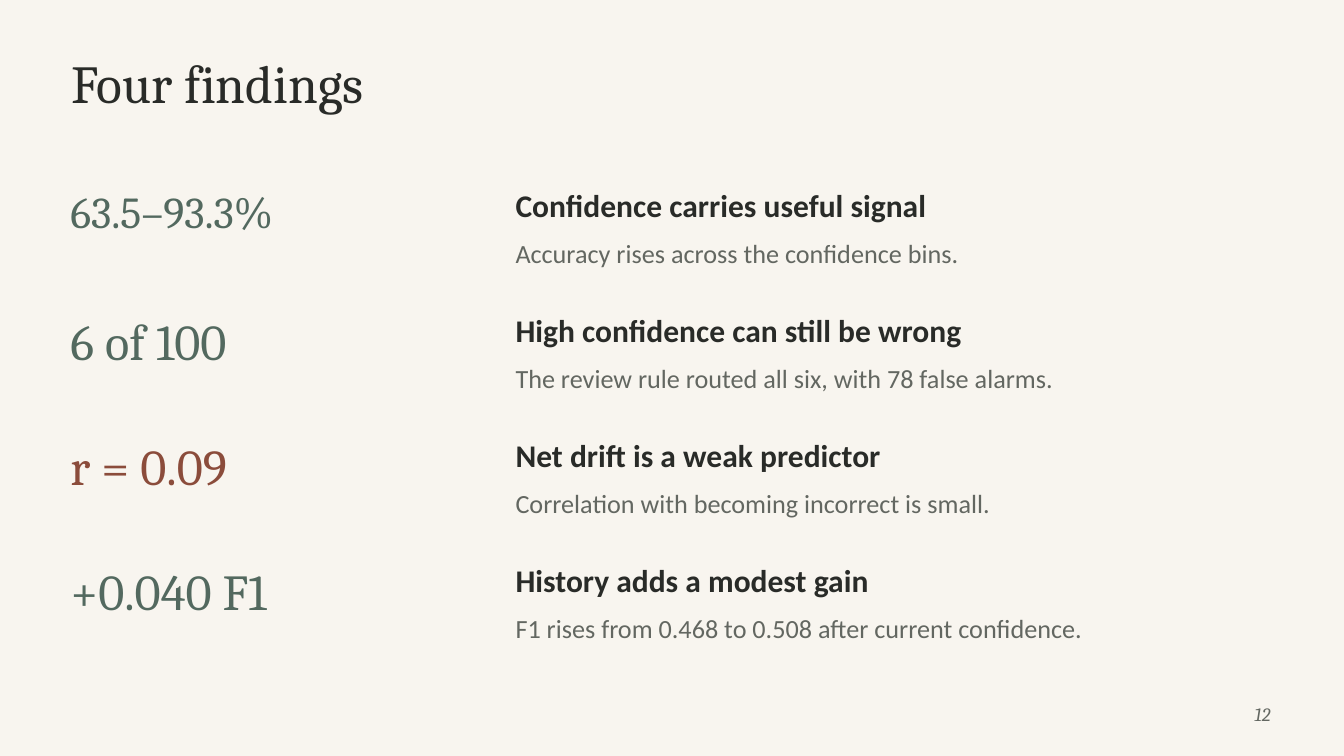
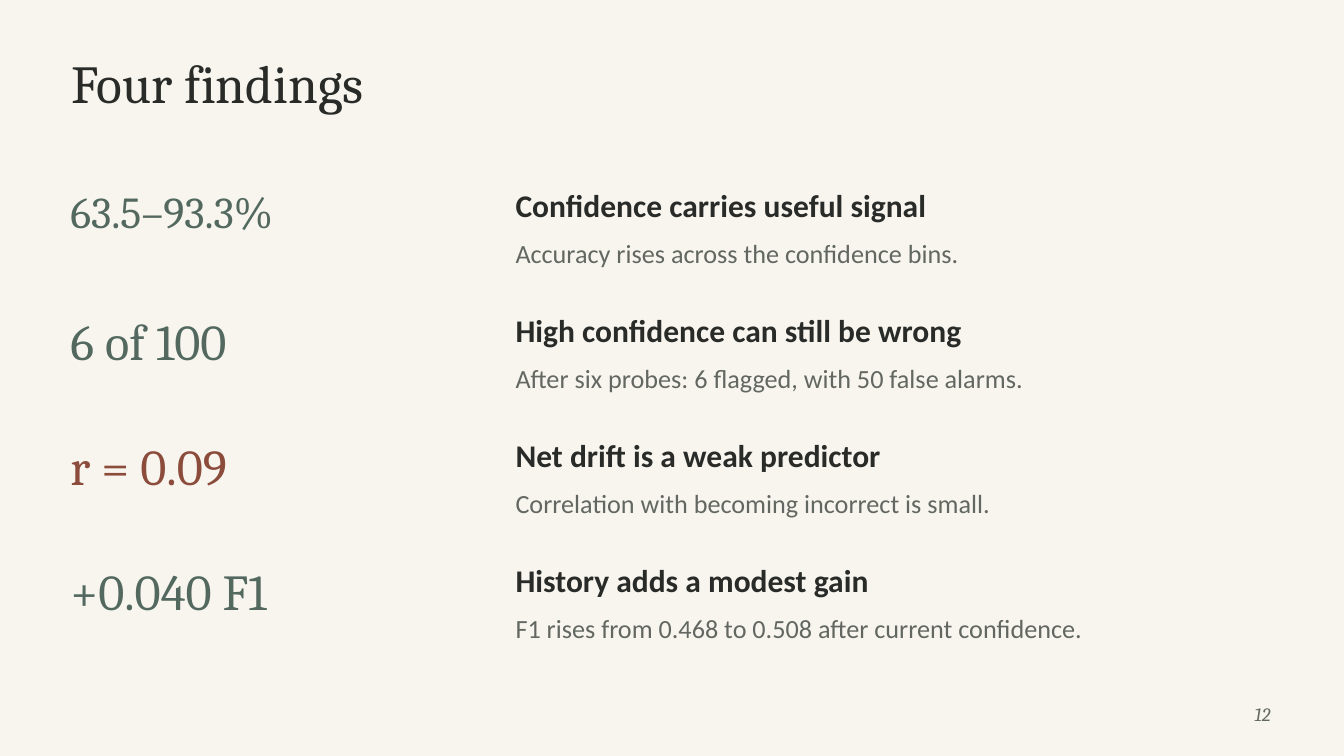
Before and after one commit to ahansardar/ai-confidence-drift, a slide deck: slide 12 of reports/presentation/AI_Confidence_Drift_Presentation.pptx. Drawn at 1344x756 pixels with LibreOffice and Linux fonts; fonts in the diff are those of the drawing. Boxes give left, top, right and bottom in pixels: in the first picture for what was removed or moved away, otherwise in the second. Text is boxed around its words. In the diff, an @@ line names an element or a change of style, - is before the commit and + after.

```diff
--- a/reports/presentation/AI_Confidence_Drift_Presentation.pptx
+++ b/reports/presentation/AI_Confidence_Drift_Presentation.pptx
@@ text at <box>516,370,1023,393</box>: text changed @@
-The review rule routed all six, with 78 false alarms.
+After six probes: 6 flagged, with 50 false alarms.
```
Also in this commit, not shown: 3 other slides changed, 11 other files.
